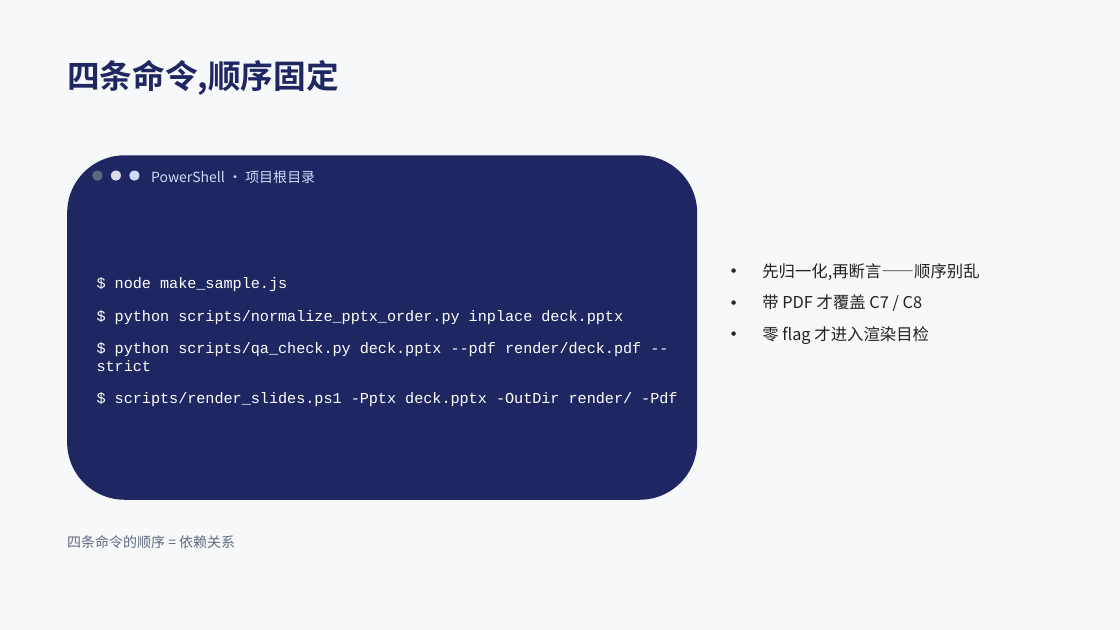
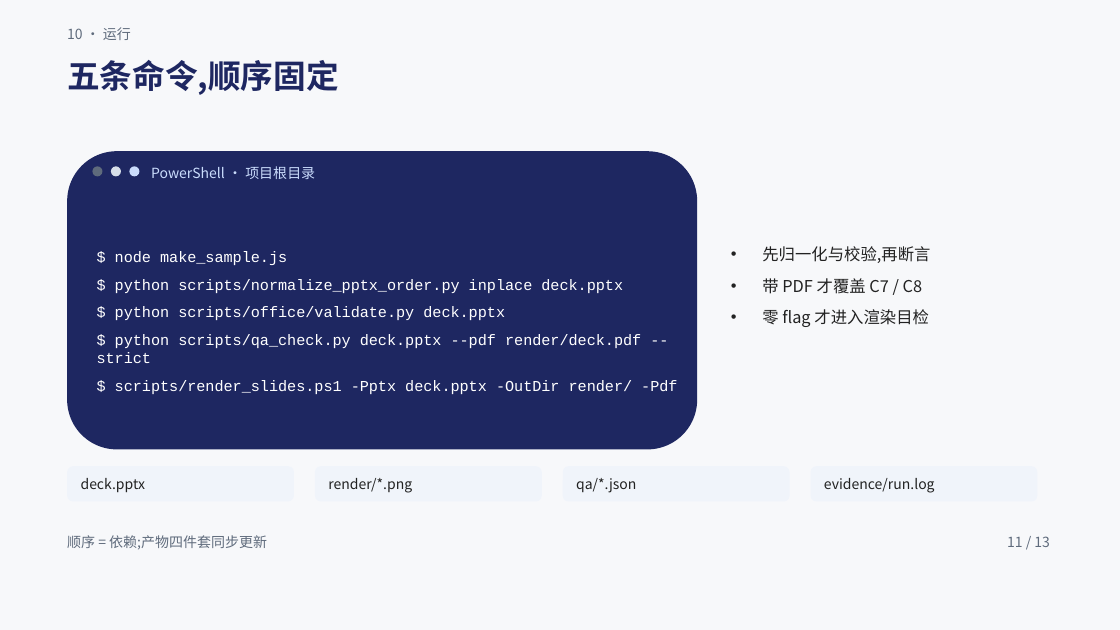
Before and after one commit to Tlaven/skill-repo, a slide deck: slide 11 of pptx-delivery/examples/acceptance-sample/deck.pptx (slide 13 before the commit). Drawn at 1120x630 pixels with LibreOffice and Linux fonts; fonts in the diff are those of the drawing. Boxes give left, top, right and bottom in pixels: in the first picture for what was removed or moved away, otherwise in the second. Text is boxed around its words. In the diff, an @@ line names an element or a change of style, - is before the commit and + after.

Commit message:
feat(pptx-delivery): 按作者语境重做示例——单页信息密度(13 页,每页 ≥3 模块)
- 纠正"丰富"的理解(脚手架 v0.1):丰富 = 单页组件密度 × 信息具体度(信息图 / 咨询 exhibit),
  不是"每页一个极简原型";新增通例 13、修订底层观察 5,标注作者二次指正为触发
- 示例重做:13 页,每页 ≥3 模块 —— 章节栏 + 页码 + 锚线之外,页内叠数字带 / 阈值来源栏 /
  图例 / 5 行命令表 / 标签层 / 6 个 KPI 瓦片 / VS 徽章 / 证据条 / 用法表 / 行动 chip;
  新增环形图(sharp 生成)与点阵纹理;数字随实际断言值更新(291 处对比度)
- validate PASSED;两层断言 0/0(13 页,C5 checked=291);CHECK.md 重写(模块组成表 + 13 页口径)
- 清理:柱图页已被环形图替代,移除孤儿资源 assets/chart-bars.png 与生成代码

```diff
--- a/pptx-delivery/examples/acceptance-sample/deck.pptx
+++ b/pptx-delivery/examples/acceptance-sample/deck.pptx
@@ text added at [67, 27, 131, 40], 12 pt, text #5F6B7C @@
+10 · 运行
@@ text at [67, 60, 339, 95]: text changed @@
-四条命令,顺序固定
+五条命令,顺序固定
@@ rounded rectangle: place and size @@
-rounded rectangle at [67, 155, 697, 500]
+rounded rectangle at [67, 151, 697, 450]
@@ 3 ellipses, 1 text: place and size @@
-3 ellipses, 1 text at [92, 170, 315, 183]
+3 ellipses, 1 text at [92, 166, 315, 179]
@@ text "先归一化与校验,再断言": place and size @@
-text "先归一化与校验,再断言" at [762, 263, 979, 344]
+text "先归一化与校验,再断言" at [762, 246, 930, 327]
@@ text "$ node make_sample.js": place and size @@
-text "$ node make_sample.js" at [97, 277, 677, 406]
+text "$ node make_sample.js" at [97, 251, 677, 394]
@@ text at [97, 251, 677, 394]: less space between paragraphs @@
@@ text at [762, 246, 930, 263]: text changed @@
-• 先归一化,再断言——顺序别乱
+• 先归一化与校验,再断言
@@ text at [115, 306, 505, 320]: paragraph added @@
+$ python scripts/office/validate.py deck.pptx
@@ rounded rectangle added at [67, 466, 294, 502], fill #F0F4FA @@
@@ text added at [81, 478, 145, 493], 12 pt, text #222222 @@
+deck.pptx
@@ rounded rectangle added at [315, 466, 542, 502], fill #F0F4FA @@
@@ text added at [328, 478, 412, 493], 12 pt, text #222222 @@
+render/*.png
@@ rounded rectangle added at [563, 466, 790, 502], fill #F0F4FA @@
@@ text added at [576, 478, 636, 493], 12 pt, text #222222 @@
+qa/*.json
@@ rounded rectangle added at [811, 466, 1038, 502], fill #F0F4FA @@
@@ text added at [824, 478, 935, 493], 12 pt, text #222222 @@
+evidence/run.log
@@ text at [67, 535, 267, 550]: text changed @@
-四条命令的顺序 = 依赖关系
+顺序 = 依赖;产物四件套同步更新
@@ text added at [1007, 536, 1050, 547], 12 pt, text #5F6B7C @@
+11 / 13
```
Also in this commit, not shown: 11 other slides changed, 1 slide added, 3 slides removed, 23 other files.
